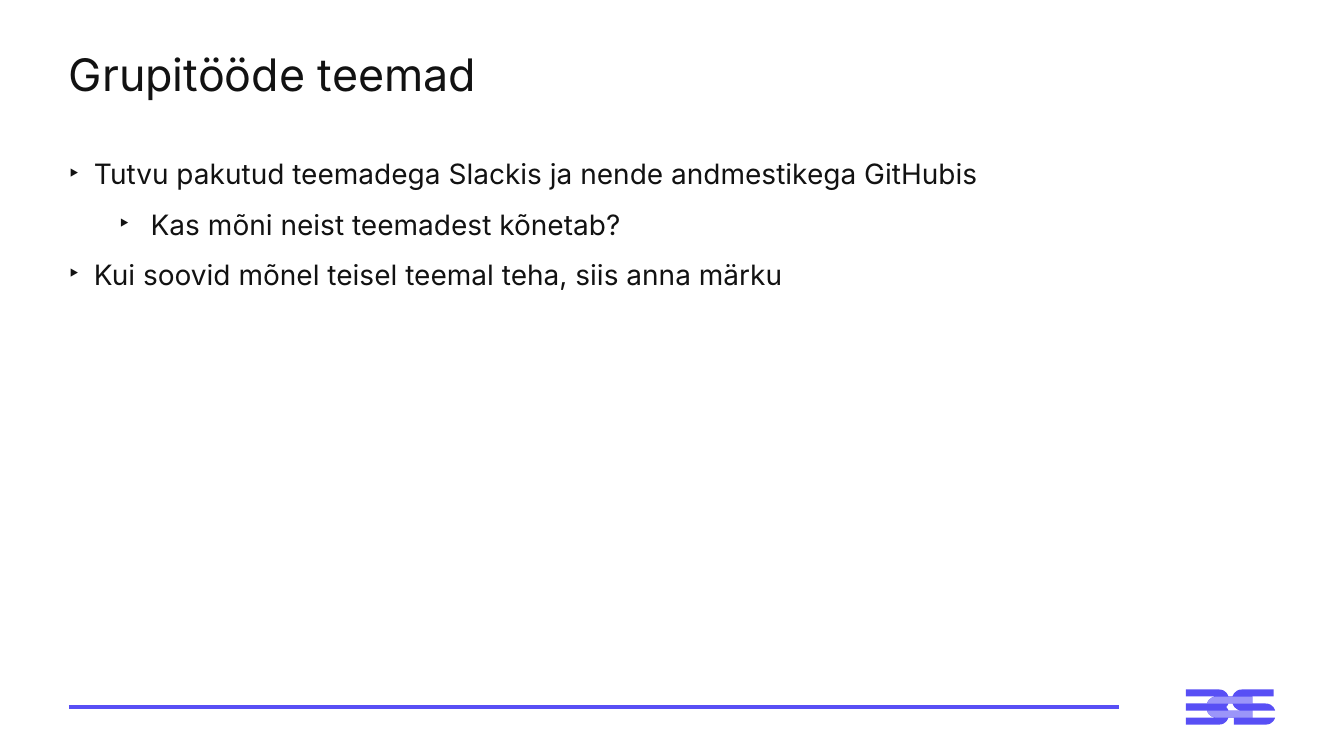
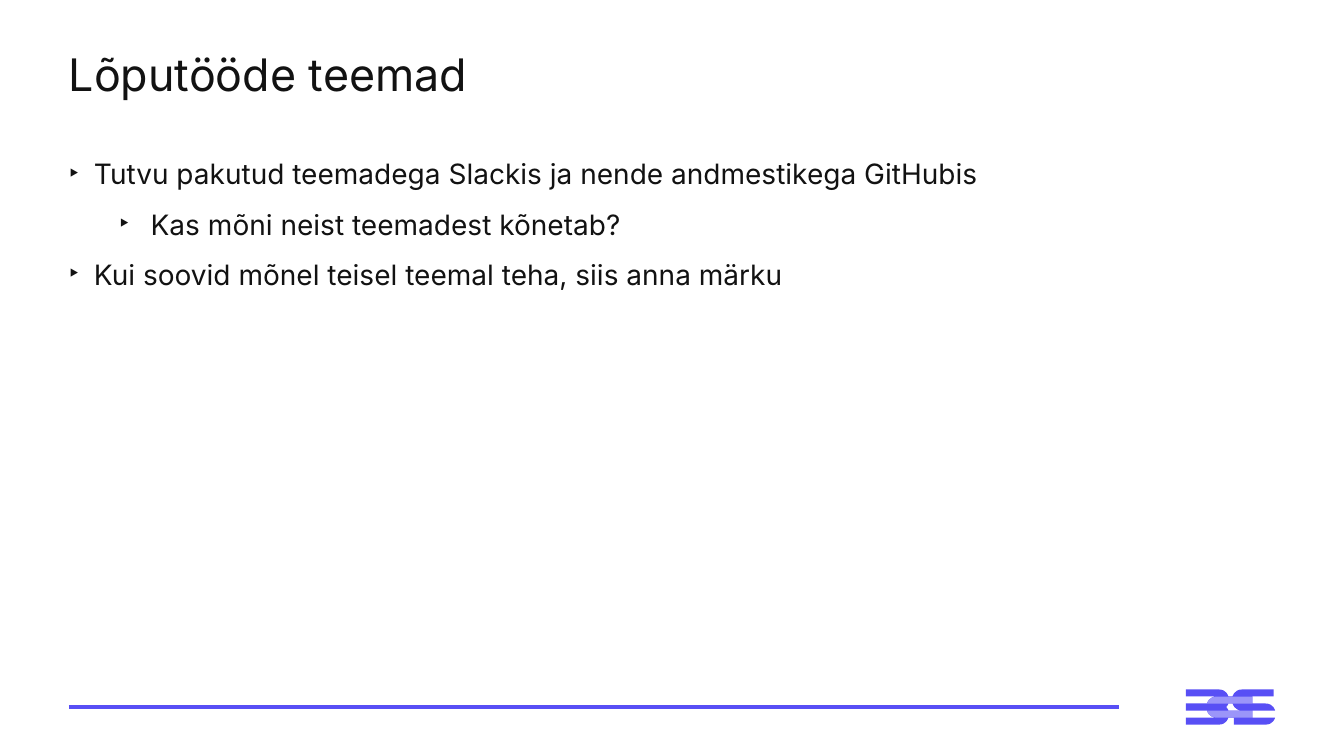
Before and after one commit to virverani/andmetarkus_2026_kevad, a slide deck: slide 27 of Day12/12-paev-andmetarkus-esitlus.pptx (slide 24 before the commit). Drawn at 1344x756 pixels with LibreOffice and Linux fonts; fonts in the diff are those of the drawing. Boxes give left, top, right and bottom in pixels: in the first picture for what was removed or moved away, otherwise in the second. Text is boxed around its words. In the diff, an @@ line names an element or a change of style, - is before the commit and + after.

Commit message:
Update to Day12 files.

```diff
--- a/Day12/12-paev-andmetarkus-esitlus.pptx
+++ b/Day12/12-paev-andmetarkus-esitlus.pptx
@@ title at (69,57,467,100): text changed @@
-Grupitööde teemad
+Lõputööde teemad
```
Also in this commit, not shown: 3 slides added.
